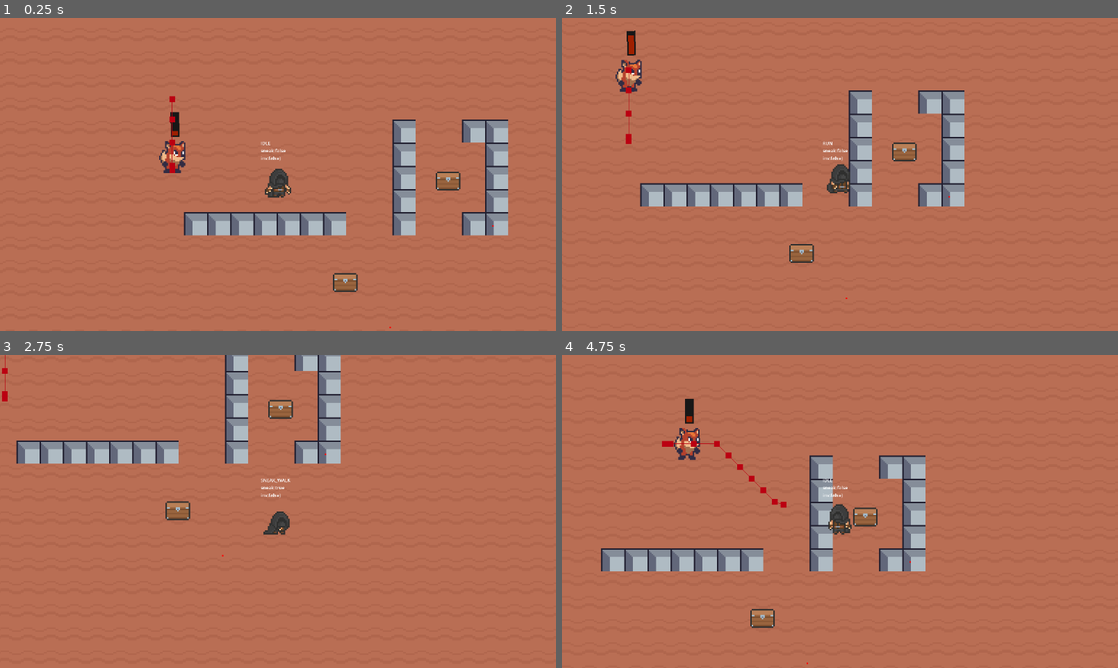
Above: before the commit, frames 1-4 (two rows, left to right).
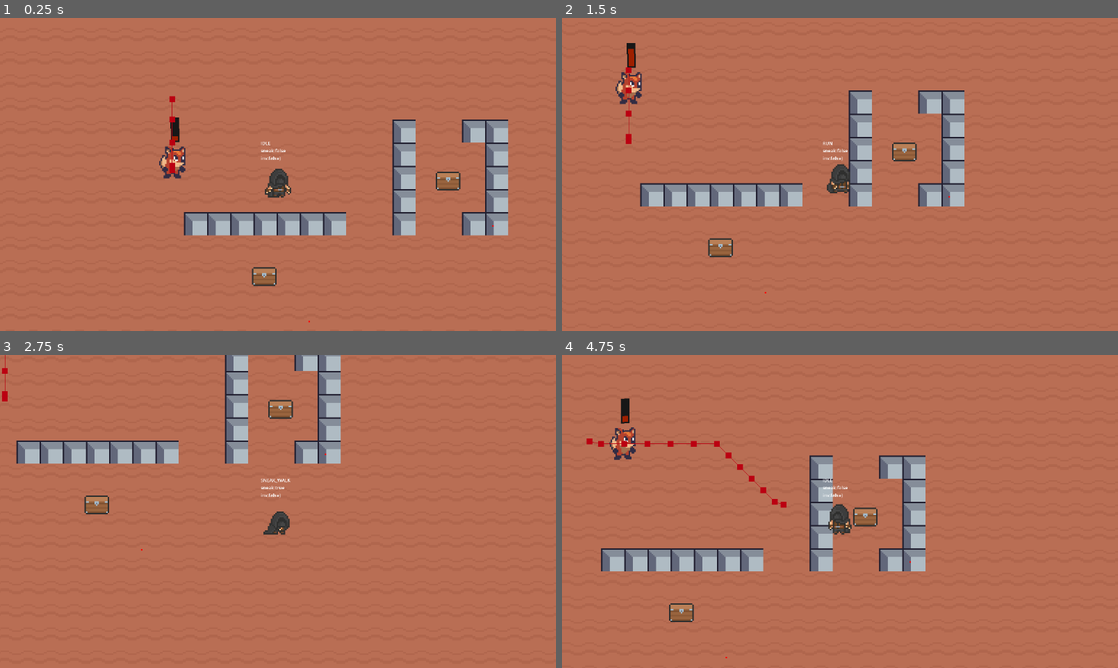
Above: after the commit, the same moments.

Repository: Eggsquisite/HeistHandler
Game: Godot game, scene res://scenes/base_level/base_level.tscn
Same seed, same stepped clock (60 frames per second), same inputs: the game is played once before the commit and once after it.
Inputs:
- Up to frame 1 (0.25 s): no input
- Up to frame 2 (1.5 s): hold D (right) 0.53-1.28 s; hold E (interact) 0.53-1.28 s; hold S (down) from 1.28 s (still down); tap Space (lockpick) at 1.35 s
- Up to frame 3 (2.75 s): release S (down) at 2.03 s; hold D (right) from 2.03 s (still down); hold Shift (sneak) from 2.03 s (still down)
- Up to frame 4 (4.75 s): release D (right) at 2.78 s; release Shift (sneak) at 2.78 s; hold W (up) 2.78-3.53 s; tap E (interact) at 2.85 s; hold A (left) from 3.53 s (still down); tap Space (lockpick) at 3.6 s; tap Shift (sneak) at 4.35 s

The runs differ from the first frame. In frame 1, 0.9% of the frame differs, in the area x 28-71%, y 30-100%; in frame 2, 1.0%; in frame 3, 0.4%; in frame 4, 1.5%, in the area x 4-45%, y 13-99%.

Commit message:
chase + patrol logic WORKING

Diff:
--- a/scenes/base_level/base_level.tscn
+++ b/scenes/base_level/base_level.tscn
@@ -411,7 +411,7 @@
 position = Vector2(230, -102)
 
 [node name="Chest2" parent="." instance=ExtResource("3_7sbiq")]
-position = Vector2(159, -32)
+position = Vector2(103, -36)
 difficulty = 3
 
 [node name="Guard" parent="." instance=ExtResource("4_1vosi")]
@@ -419,6 +419,7 @@
 rotation = -0.00714274
 patrol_speed = 15.0
 alert_speed = 25.0
+detection_dec = 2.0
 
 [node name="PatrolWaypoints" parent="Guard" instance=ExtResource("6_bjxsp")]
 
--- a/scenes/chest/chest.tscn
+++ b/scenes/chest/chest.tscn
@@ -94,7 +94,7 @@
 action_name = "lockpick"
 
 [node name="CollisionShape2D" type="CollisionShape2D" parent="InteractionArea"]
-scale = Vector2(2, 2)
+scale = Vector2(1.5, 1.5)
 shape = SubResource("RectangleShape2D_syylu")
 
 [node name="WordGame" parent="." instance=ExtResource("4_oi5mk")]
--- a/scenes/guard/guard.gd
+++ b/scenes/guard/guard.gd
@@ -10,7 +10,6 @@
 @onready var detection_delay: Timer = $DetectionDelay
 @onready var follow_delay: Timer = $FollowDelay
 @onready var patrol_timer: Timer = $PatrolTimer
-@onready var search_duration: Timer = $SearchDuration
 @onready var search_flip_timer: Timer = $SearchFlipTimer
 
 
@@ -84,23 +83,22 @@
 func update_target() -> void:
 	# print("updating...")
 	if _mode == GuardMode.ALERT:
-		_player_pos.sort_custom(_sort_by_distance_to_guard)
-		nav_agent.target_position = _player_pos[0].global_position
+		nav_agent.target_position = _last_player_pos
 	elif _mode == GuardMode.PATROL:
-		print("move to wp %s" % _waypoints[_wp_index])
+		# print("move to wp %s" % _waypoints[_wp_index])
 		nav_agent.target_position = _waypoints[_wp_index]
 	elif _mode == GuardMode.SEARCH:
-		nav_agent.target_position = _last_player_pos
+		nav_agent.target_position = self.global_position
 
 
 func move_to_target(delta) -> void:
 	var next_path_pos = nav_agent.get_next_path_position()
 	var direction = global_position.direction_to(next_path_pos)
-	var new_velocity = direction * alert_speed * SPEED_MULT * delta
-	#if _mode == GuardMode.ALERT:
-		#new_velocity = direction * alert_speed * SPEED_MULT * delta
-	#elif _mode == GuardMode.PATROL:
-		#new_velocity = direction * patrol_speed * SPEED_MULT * delta
+	var new_velocity: Vector2
+	if _mode == GuardMode.ALERT:
+		new_velocity = direction * alert_speed * SPEED_MULT * delta
+	elif _mode == GuardMode.PATROL:
+		new_velocity = direction * patrol_speed * SPEED_MULT * delta
 
 	if nav_agent.avoidance_enabled:
 		nav_agent.velocity = new_velocity
@@ -151,36 +149,18 @@
 			stop_search()
 			update_target()
 		GuardMode.SEARCH:
-			_player_pos.sort_custom(_sort_by_distance_to_guard)
-			_last_player_pos = _player_pos[0].global_position
+			update_target()
 
 
 func stop_search() -> void:
 	_searching = false
-	search_duration.stop()
 	search_flip_timer.stop()
 
 
-func _on_vision_cone_body_entered(body: Node2D) -> void:
-	_player_in_sight(true)
-	_dec_detection = false
-	if _player == null:
-		_player = body
-		_player_pos = _player.get_nav_points()
-		update_target()
-
-
-func _on_vision_cone_body_exited(body: Node2D) -> void:
-	if _player != null:
-		_player = null
-
-	#if _mode == GuardMode.ALERT: # If player LoS lost and guard is alerted, go to player's last known pos
-		#_player_pos.sort_custom(_sort_by_distance_to_guard)
-		#_last_player_pos = _player_pos[0].global_position
-		#update_target()
-
-	_player_in_sight(false)
-	detection_delay.start()
+func update_last_player_pos() -> void:
+	if _player_pos != []:
+		_player_pos.sort_custom(_sort_by_distance_to_guard)
+		_last_player_pos = _player_pos[0].global_position
 
 
 func _player_in_sight(flag: bool) -> void:
@@ -200,34 +180,64 @@
 	if _player_sighted:
 		if !detection_bar._get_is_alert():
 			detection_bar.detection += _sneak_detection_value * delta * DETECT_MULT
-		if detection_bar._get_is_alert():
+		else:
 			detection_bar.detection += 100 # Fill detection to max if already alerted
 			set_guard_mode(GuardMode.ALERT)
 	elif !_player_sighted and _dec_detection:
-		detection_bar.detection -= detection_dec * delta * DETECT_MULT
-		if !detection_bar._get_is_alert():
-			if _mode == GuardMode.ALERT:
+		if _mode == GuardMode.PATROL || _mode == GuardMode.SEARCH:
+			detection_bar.detection -= detection_dec * delta * DETECT_MULT
+			if !detection_bar._get_is_alert():
+				set_guard_mode(GuardMode.PATROL)
+		elif _mode == GuardMode.ALERT:
+			if detection_bar._get_is_alert():
 				set_guard_mode(GuardMode.SEARCH)
+				detection_bar.detection -= detection_dec * delta * DETECT_MULT
 
 	# if player leaves vision cone, keep following until a set time passes
 	# if player not found after set time, reset to patrol path
 	# if player is found, keep following player and reset time
 
-
-func _on_follow_delay_timeout() -> void:
-	update_target()
-
-
-func _on_detection_delay_timeout() -> void:
-	_dec_detection = true
+func flip_sprite() -> void:
+	if sprite.flip_h:
+		sprite.flip_h = false
+		vision_cone.rotation_degrees = lerp(vision_cone.rotation_degrees, 0.0, 1)
+	else:
+		sprite.flip_h = true
+		vision_cone.rotation_degrees = lerp(vision_cone.rotation_degrees, 180.0, 1)
+
+
+func _on_vision_cone_body_entered(body: Node2D) -> void:
+	if _player == null:
+		_player = body
+		_player_pos = _player.get_nav_points()
+
+	_player_in_sight(true)
+	_dec_detection = false
+	detection_delay.stop()
+
+	update_last_player_pos()
+	update_target()
+
+
+func _on_vision_cone_body_exited(body: Node2D) -> void:
+	_player_in_sight(false)
+
+	if _mode == GuardMode.ALERT: # If player LoS lost and guard is alerted, go to player's last known pos
+		update_last_player_pos()
+		update_target()
+	elif _mode == GuardMode.PATROL || _mode == GuardMode.SEARCH:
+		detection_delay.start()
 
 
 func _on_navigation_agent_2d_target_reached() -> void:
 	# If patrolling and reached waypoint, update nav_target to next waypoint
 	if _mode == GuardMode.SEARCH and !_searching:
 		_searching = true
-		search_duration.start(search_dur)
 		search_flip_timer.start(search_delay)
+	elif _mode == GuardMode.ALERT:
+		if !_player_sighted:
+			follow_delay.stop()
+			detection_delay.start()
 	elif _mode == GuardMode.PATROL:
 		if _wp_index < _waypoints.size() - 1:
 			_wp_index += 1
@@ -236,23 +246,20 @@
 		patrol_timer.start(patrol_delay)
 
 
+func _on_detection_delay_timeout() -> void:
+	_dec_detection = true
+
+
+func _on_follow_delay_timeout() -> void:
+	if _player_sighted:
+		update_last_player_pos()
+	update_target()
+
+
 func _on_patrol_delay_timeout() -> void:
 	# call_deferred("update_target")
-	#if _mode == GuardMode.SEARCH:
-		#search_duration.stop()
-		#set_guard_mode(GuardMode.PATROL)
-	update_target()
-
-
-func _on_search_duration_timeout() -> void:
-	print("patrol")
-	# set_guard_mode(GuardMode.PATROL)
+	update_target()
 
 
 func _on_search_flip_timer_timeout() -> void:
-	if sprite.flip_h:
-		sprite.flip_h = false
-		vision_cone.rotation_degrees = lerp(vision_cone.rotation_degrees, 0.0, 1)
-	else:
-		sprite.flip_h = true
-		vision_cone.rotation_degrees = lerp(vision_cone.rotation_degrees, 180.0, 1)
+	flip_sprite()
--- a/scenes/guard/guard.tscn
+++ b/scenes/guard/guard.tscn
@@ -50,10 +50,6 @@
 wait_time = 2.0
 one_shot = true
 
-[node name="SearchDuration" type="Timer" parent="."]
-wait_time = 3.0
-one_shot = true
-
 [node name="SearchFlipTimer" type="Timer" parent="."]
 
 [connection signal="target_reached" from="NavigationAgent2D" to="." method="_on_navigation_agent_2d_target_reached"]
@@ -62,5 +58,4 @@
 [connection signal="timeout" from="DetectionDelay" to="." method="_on_detection_delay_timeout"]
 [connection signal="timeout" from="FollowDelay" to="." method="_on_follow_delay_timeout"]
 [connection signal="timeout" from="PatrolTimer" to="." method="_on_patrol_delay_timeout"]
-[connection signal="timeout" from="SearchDuration" to="." method="_on_search_duration_timeout"]
 [connection signal="timeout" from="SearchFlipTimer" to="." method="_on_search_flip_timer_timeout"]
